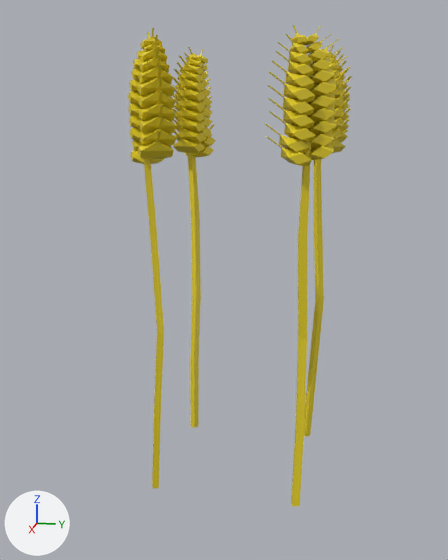
Before and after pictures for a commit that changed the glTF model assets/wheat.gltf.
Rendered twice from a camera (50 mm lens) standing at (4.13, 0.72, 2.43) and looking at (0.04, -0.09, 1.41). Arrows for +X, +Y and +Z are at lower left; the lights stay in place. Where no turn or scale is listed for an object, it has been applied to the vertices. Vertices at the same position are counted once.

Names of what the first picture shows: 'Wheat.018', 'Wheat.019', 'Wheat.020', 'Wheat.021'.
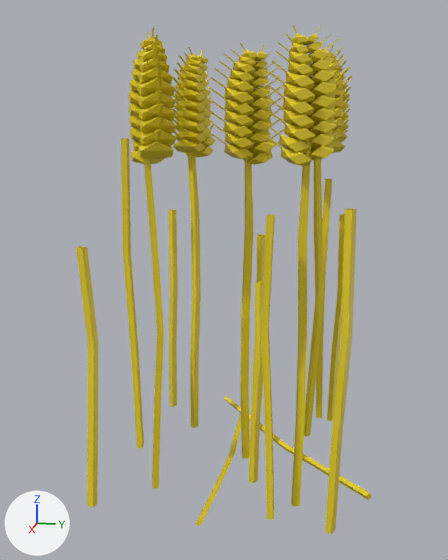
Where the change shows, as pixel boxes [x1, y1, x2, y2] in the pictures (448 x 560 px):
'Wheat.020', reshaped (560% wider, 29% taller): before [172, 47, 216, 428]; after [76, 43, 372, 534]
part 1 of me_cube_023, added (yellow): after [195, 412, 241, 526]
part 2 of me_cube_023, added (yellow): after [224, 396, 372, 500]
part 3 of me_cube_023, added: after [230, 49, 256, 66]
part 4 of me_cube_023, added: after [224, 54, 255, 74]
part 5 of me_cube_023, added: after [219, 61, 254, 83]
part 6 of me_cube_023, added: after [215, 68, 254, 93]
part 7 of me_cube_023, added: after [211, 77, 254, 104]
part 8 of me_cube_023, added: after [211, 89, 254, 116]
part 9 of me_cube_023, added: after [211, 100, 254, 127]
part 10 of me_cube_023, added: after [210, 111, 253, 138]
part 11 of me_cube_023, added: after [247, 118, 282, 144]
part 12 of me_cube_023, added: after [211, 123, 254, 149]
part 13 of me_cube_023, added: after [248, 128, 285, 154]
part 14 of me_cube_023, added: after [211, 134, 254, 160]
part 15 of me_cube_023, added: after [244, 142, 279, 165]
part 16 of me_cube_023, added (yellow): after [240, 149, 253, 459]
part 17 of me_cube_023, added (yellow): after [121, 43, 357, 534]
part 18 of me_cube_023, added (yellow): after [76, 246, 98, 508]

The change, as a list of edits to the scene's bpy script:
```text
Change me_cube_023:
    remove me_cube_023.from_pydata(...)  # 548 vertices, 1004 faces; spans x -0.21..0.3, y -0.07..0.21, z -2.0..0.96
    add me_cube_023.from_pydata(...)  # 1280 vertices, 2314 faces; spans x -0.45..1.38, y -0.38..1.44, z -2.0..0.96
    me_cube_023 part 1: the loose piece of 20 vertices spanning x -0.02..0.1, y 0.01..0.11, z -2.0..0.34 is copied, and the copy is turned 89.9 degrees about the y axis through its middle and scaled by 0.77, then moved by (0.44, 0.36, -1.11); it spans x -0.42..1.38, y 0.38..0.46, z -1.98..-1.9
    me_cube_023 part 2: the loose piece of 20 vertices spanning x -0.02..0.1, y 0.01..0.11, z -2.0..0.34 is copied, and the copy is multiplied about its middle by the matrix ((-0.001, 0.522, -0.566), (0.0, -0.566, -0.522), (-0.77, 0.0, 0.001)), then moved by (0.2, 0.75, -1.11); it spans x -0.45..0.9, y 0.19..1.44, z -1.98..-1.9
    me_cube_023 part 3: the loose piece of 24 vertices spanning x 0.01..0.17, y 0.01..0.15, z 0.82..0.92 is copied, and the copy is turned -39.8 degrees about the z axis through its middle, then moved by (0.41, 0.44, -0.03); it spans x 0.42..0.56, y 0.43..0.6, z 0.79..0.89
    me_cube_023 part 4: the loose piece of 24 vertices spanning x 0.01..0.21, y -0.02..0.15, z 0.77..0.9 is copied, and the copy is turned -39.8 degrees about the z axis through its middle, then moved by (0.4, 0.43, -0.03); it spans x 0.41..0.58, y 0.39..0.59, z 0.74..0.87
    me_cube_023 part 5: the loose piece of 24 vertices spanning x 0.02..0.24, y -0.03..0.16, z 0.71..0.85 is copied, and the copy is turned -39.8 degrees about the z axis through its middle, then moved by (0.39, 0.42, -0.03); it spans x 0.41..0.59, y 0.36..0.59, z 0.69..0.82
    me_cube_023 part 6: the loose piece of 24 vertices spanning x 0.02..0.27, y -0.05..0.17, z 0.65..0.8 is copied, and the copy is turned -39.8 degrees about the z axis through its middle, then moved by (0.39, 0.41, -0.03); it spans x 0.4..0.61, y 0.34..0.59, z 0.62..0.78
    me_cube_023 part 7: the loose piece of 24 vertices spanning x 0.02..0.29, y -0.06..0.17, z 0.58..0.75 is copied, and the copy is turned -39.8 degrees about the z axis through its middle, then moved by (0.38, 0.4, -0.03); it spans x 0.4..0.63, y 0.31..0.59, z 0.55..0.72
    me_cube_023 part 8: the loose piece of 24 vertices spanning x 0.02..0.29, y -0.06..0.17, z 0.51..0.68 is copied, and the copy is turned -39.8 degrees about the z axis through its middle, then moved by (0.39, 0.4, -0.03); it spans x 0.39..0.63, y 0.32..0.59, z 0.48..0.65
    me_cube_023 part 9: the loose piece of 24 vertices spanning x 0.02..0.29, y -0.06..0.17, z 0.44..0.61 is copied, and the copy is turned -39.8 degrees about the z axis through its middle, then moved by (0.38, 0.4, -0.03); it spans x 0.4..0.63, y 0.31..0.59, z 0.42..0.58
    me_cube_023 part 10: the loose piece of 24 vertices spanning x 0.02..0.3, y -0.06..0.17, z 0.37..0.54 is copied, and the copy is turned -39.8 degrees about the z axis through its middle, then moved by (0.38, 0.4, -0.03); it spans x 0.4..0.63, y 0.31..0.59, z 0.35..0.51
    me_cube_023 part 11: the loose piece of 24 vertices spanning x -0.19..0.08, y -0.05..0.18, z 0.33..0.5 is copied, and the copy is turned -39.8 degrees about the z axis through its middle, then moved by (0.44, 0.53, -0.02); it spans x 0.3..0.53, y 0.47..0.75, z 0.31..0.48
    me_cube_023 part 12: the loose piece of 24 vertices spanning x 0.02..0.29, y -0.06..0.17, z 0.3..0.47 is copied, and the copy is turned -39.8 degrees about the z axis through its middle, then moved by (0.39, 0.4, -0.02); it spans x 0.4..0.63, y 0.32..0.59, z 0.28..0.44
    me_cube_023 part 13: the loose piece of 24 vertices spanning x -0.21..0.07, y -0.02..0.21, z 0.27..0.44 is copied, and the copy is turned -39.8 degrees about the z axis through its middle, then moved by (0.46, 0.54, -0.02); it spans x 0.3..0.53, y 0.5..0.78, z 0.25..0.41
    me_cube_023 part 14: the loose piece of 24 vertices spanning x 0.01..0.28, y -0.07..0.16, z 0.23..0.4 is copied, and the copy is turned -39.8 degrees about the z axis through its middle, then moved by (0.38, 0.41, -0.02); it spans x 0.38..0.61, y 0.31..0.59, z 0.21..0.37
    me_cube_023 part 15: the loose piece of 24 vertices spanning x -0.21..0.07, y -0.04..0.19, z 0.2..0.37 is copied, and the copy is turned -39.8 degrees about the z axis through its middle, then moved by (0.45, 0.54, -0.02); it spans x 0.29..0.53, y 0.49..0.76, z 0.18..0.34
    me_cube_023 part 16: the loose piece of 20 vertices spanning x -0.02..0.1, y 0.01..0.11, z -2.0..0.34 is copied, and the copy is turned -39.8 degrees about the z axis through its middle and scaled by 0.99, then moved by (0.41, 0.48, -0.01); it spans x 0.39..0.51, y 0.49..0.58, z -2.0..0.31
    me_cube_023 part 17: 344 vertices added at x -0.37..1.28, y -0.37..1.26, z -2.0..0.93
    me_cube_023 part 18: 16 vertices added at x 1.16..1.27, y -0.38..-0.27, z -1.98..-0.28
```
